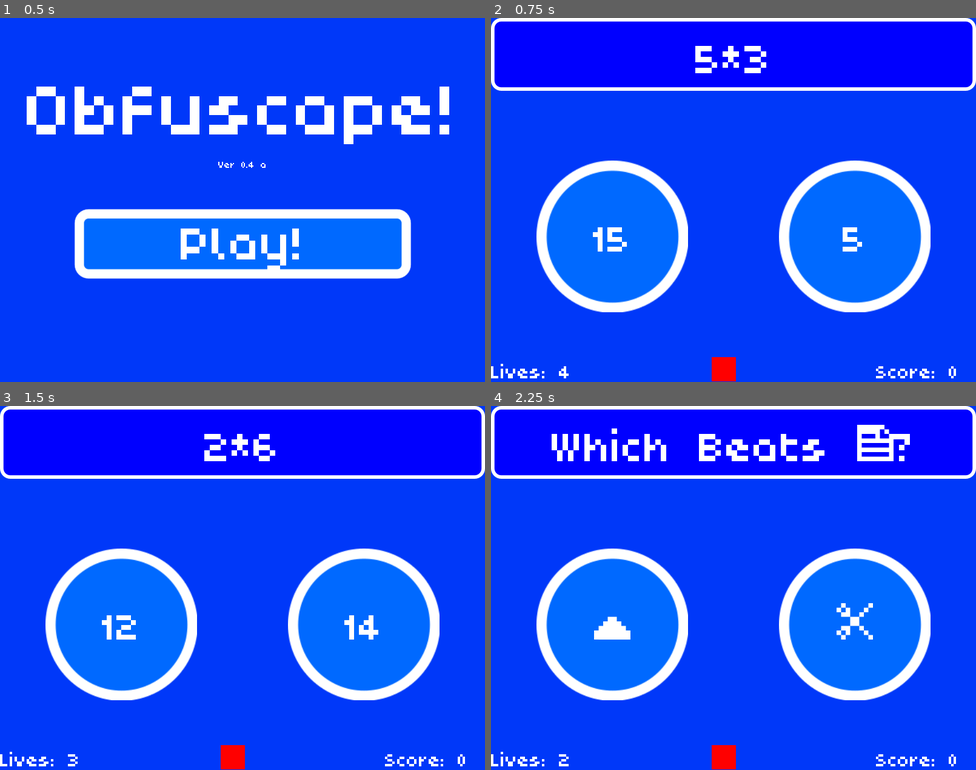
Above: before the commit, frames 1-4 (two rows, left to right).
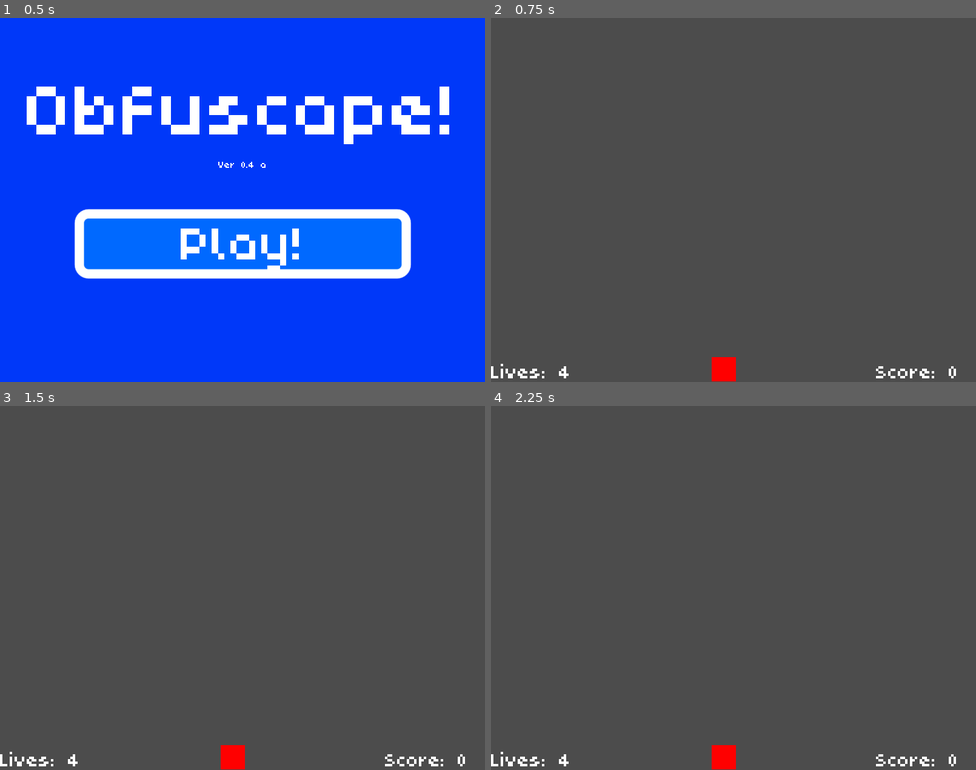
Above: after the commit, the same moments.

Repository: greenbas/obfuscape
Game: Godot game, scene res://Start Screen.tscn
Same seed, same stepped clock (60 frames per second), same inputs: the game is played once before the commit and once after it. The engine's default icon, where the game draws it, is replaced by a stand-in: a white triangle on a blue panel in a dark square. Sound files missing from this copy of the repository are replaced by a short silence.
Inputs (mouse positions are in pixels of both pictures, inside the frame that each line leads up to):
- Up to frame 1 (0.5 s): no input
- Up to frame 2 (0.75 s): click "Play!" at 0.5 s
- Up to frame 3 (1.5 s): click (121, 624) at 1.25 s, where only the run before the commit has a clickable "15"
- Up to frame 4 (2.25 s): click (612, 624) at 2 s, where only the run before the commit has a clickable "12"

Frame 1 is identical in both runs. In frame 2, 99% of the frame differs, in the area x 0-100%, y 0-100%; in frame 3, 99%; in frame 4, 99%.
Error after the commit: Invalid get index 'in_game' (on base: 'Node (globals.gd)'). (res://src/Main.gd:76)

Commit message:
added preliminary audio and visual feedback

Diff:
--- a/src/Main.gd
+++ b/src/Main.gd
@@ -2,10 +2,16 @@
 
 onready var game_node = get_node("Game Layer/Game")
 onready var camera = get_node("Camera2D")
+onready var SFX = $SFX
+onready var correct_icon = get_node("CanvasLayer/Correct Icon")
+onready var wrong_icon = get_node("CanvasLayer/Wrong Icon")
 var rng = globals.rng
 var number_of_games = globals.game_type_length
 var game_paths = globals.game_type_paths
 var game_index = 0
+
+var correct_sfx = load("res://src/Games/Sounds/correct.ogg")
+var wrong_sfx = load("res://src/Games/Sounds/wrong.ogg")
 
 func goto_scene(path):
 	# This function will usually be called from a signal callback,
@@ -66,12 +72,11 @@
 	emit_signal("game_loaded")
 
 
-func _on_Button_pressed():
-	get_node("Button").hide()
-	#camera.
-	start_game()
-
 func start_game():
+	if(!globals.in_game):
+		globals.score = 0
+		globals.lives = 4
+		globals.in_game = true
 	var flag_changer = !bool(globals.rng.randi_range(0,7))
 	if(flag_changer):
 		globals.flip_desired_flag()
@@ -83,18 +88,32 @@
 func _on_Game_player_complete(result):
 	if(result):
 		globals.score += 1
+		SFX.stream = correct_sfx
+		correct_icon.visible = true
+		SFX.play()
+		yield(SFX,"finished")
+		correct_icon.visible = false
 		print("Victory!")
 		print("score: " + str(globals.score))
 	else:
 		globals.lives -= 1
+		SFX.stream = wrong_sfx
+		wrong_icon.visible = true
+		SFX.play()
+		yield(SFX,"finished")
+		wrong_icon.visible = false
 		print("fail")
 		print("lives: " + str(globals.lives))
 	if globals.lives > 0:
 		start_game()
+	else:
+		game_over()
 	pass # Replace with function body.
 
-
-
+func game_over():
+	globals.in_game = false
+	get_tree().change_scene("res://Game_Over.tscn")
+	pass
 
 func _on_tree_entered():
 	start_game()
--- a/src/Main.tscn
+++ b/src/Main.tscn
@@ -1,10 +1,11 @@
-[gd_scene load_steps=10 format=2]
+[gd_scene load_steps=11 format=2]
 
 [ext_resource path="res://src/Games/Arithmetic_Game/Arithmetic_query_gen.tscn" type="PackedScene" id=1]
 [ext_resource path="res://src/Main.gd" type="Script" id=2]
 [ext_resource path="res://src/Games/Game.tscn" type="PackedScene" id=3]
 [ext_resource path="res://src/Elements/RockPaperScissors_QueryGen.tscn" type="PackedScene" id=4]
 [ext_resource path="res://fonts/poco/Poco.ttf" type="DynamicFontData" id=5]
+[ext_resource path="res://icon.png" type="Texture" id=6]
 
 [sub_resource type="DynamicFont" id=1]
 size = 40
@@ -42,6 +43,9 @@
 
 [node name="Main" type="Node2D"]
 script = ExtResource( 2 )
+
+[node name="SFX" type="AudioStreamPlayer" parent="."]
+volume_db = -21.86
 
 [node name="CanvasLayer" type="CanvasLayer" parent="."]
 layer = 100
@@ -81,6 +85,20 @@
 "_edit_use_anchors_": false
 }
 
+[node name="Correct Icon" type="Sprite" parent="CanvasLayer"]
+visible = false
+modulate = Color( 0.243137, 0.737255, 0.0431373, 1 )
+position = Vector2( 400, 300 )
+scale = Vector2( 1.97229, 1.97229 )
+texture = ExtResource( 6 )
+
+[node name="Wrong Icon" type="Sprite" parent="CanvasLayer"]
+visible = false
+modulate = Color( 1, 0, 0, 1 )
+position = Vector2( 402.954, 306.468 )
+scale = Vector2( 1.97229, 1.97229 )
+texture = ExtResource( 6 )
+
 [node name="Game Layer" type="CanvasLayer" parent="."]
 
 [node name="Game" parent="Game Layer" instance=ExtResource( 3 )]
